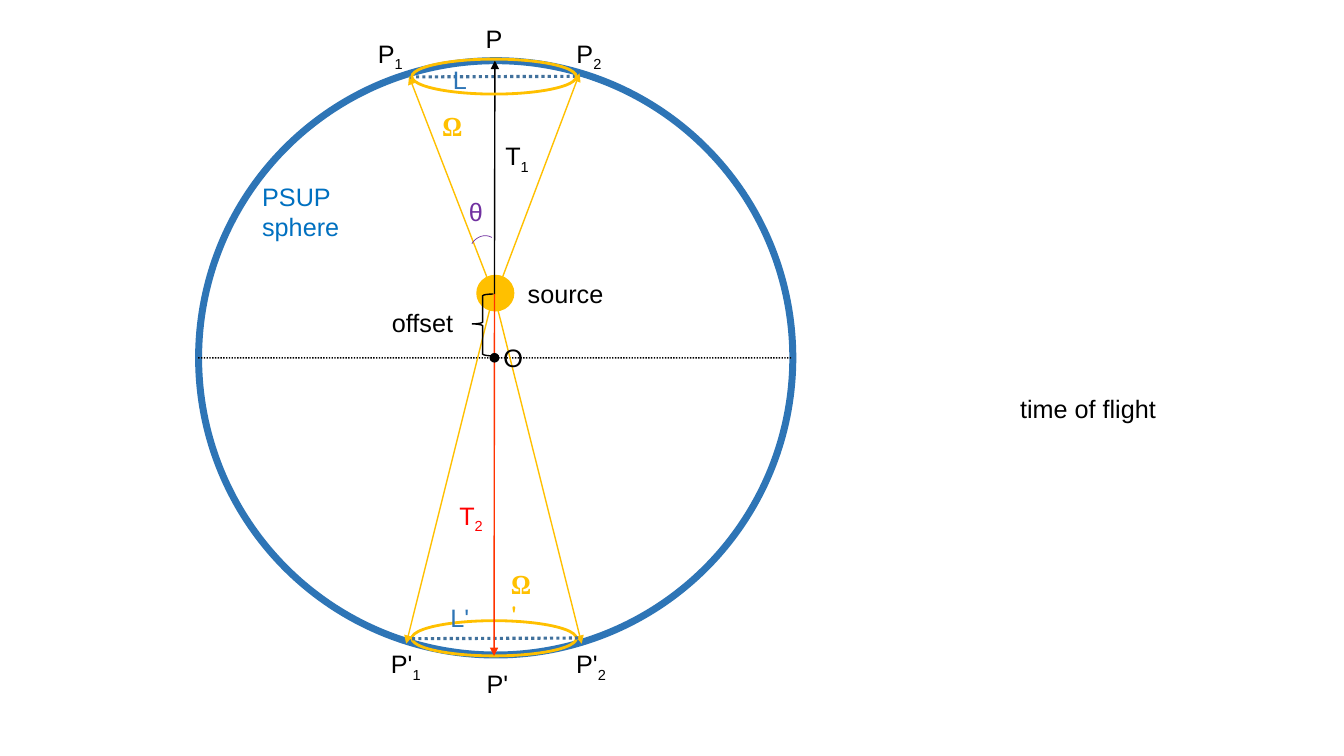
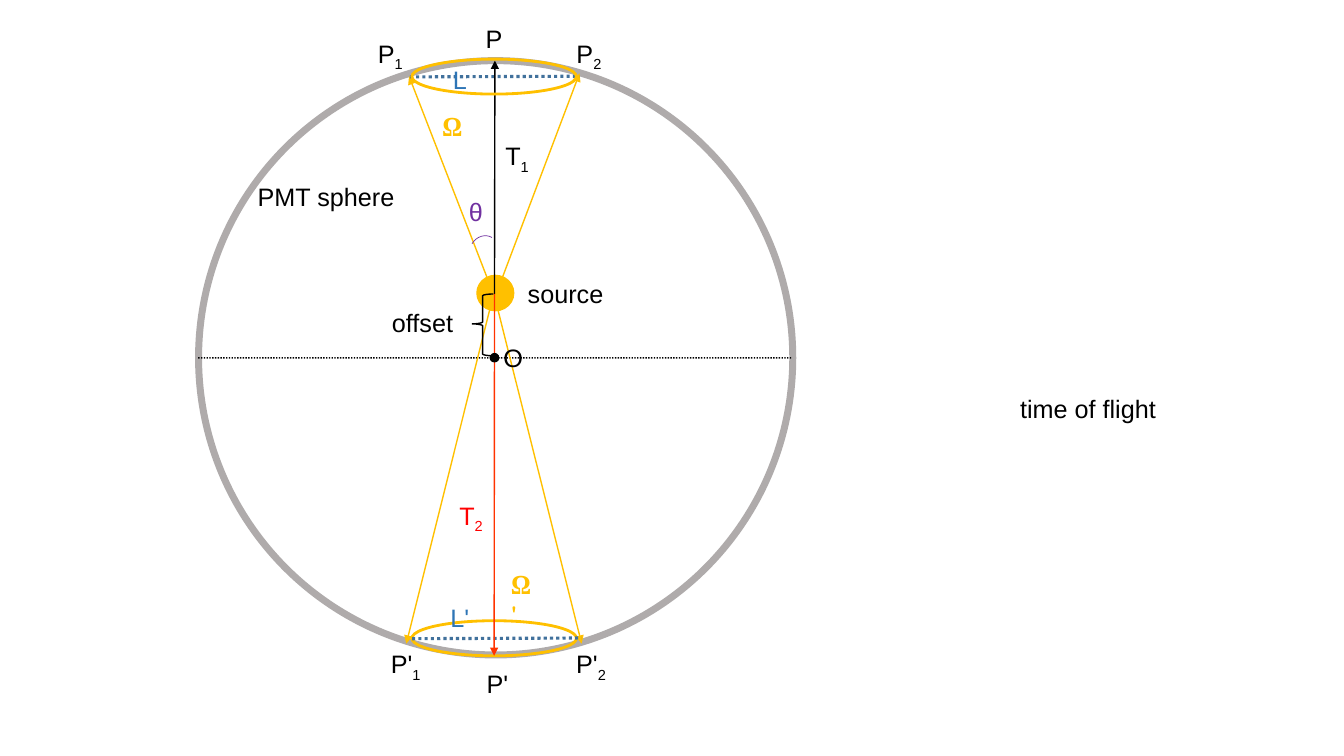
Before and after one commit to jhualberta/thesis, a slide deck: slide 2 of thesisPlots1.ppt. Drawn at 1344x756 pixels with LibreOffice and Linux fonts; fonts in the diff are those of the drawing. Boxes give left, top, right and bottom in pixels: in the first picture for what was removed or moved away, otherwise in the second. Text is boxed around its words. In the diff, an @@ line names an element or a change of style, - is before the commit and + after.

```diff
--- a/thesisPlots1.ppt
+++ b/thesisPlots1.ppt
@@ ellipse at (198,60,793,655): outline #2E75B6 4.99 pt to #AFABAB 4.99 pt @@
@@ text at (258,187,394,212): text changed; text colour #0070C0 to #000000 @@
-PSUP
-sphere
+PMT sphere
```
Also in this commit, not shown: 1 other slide changed, 2 slides added, 13 other files.
